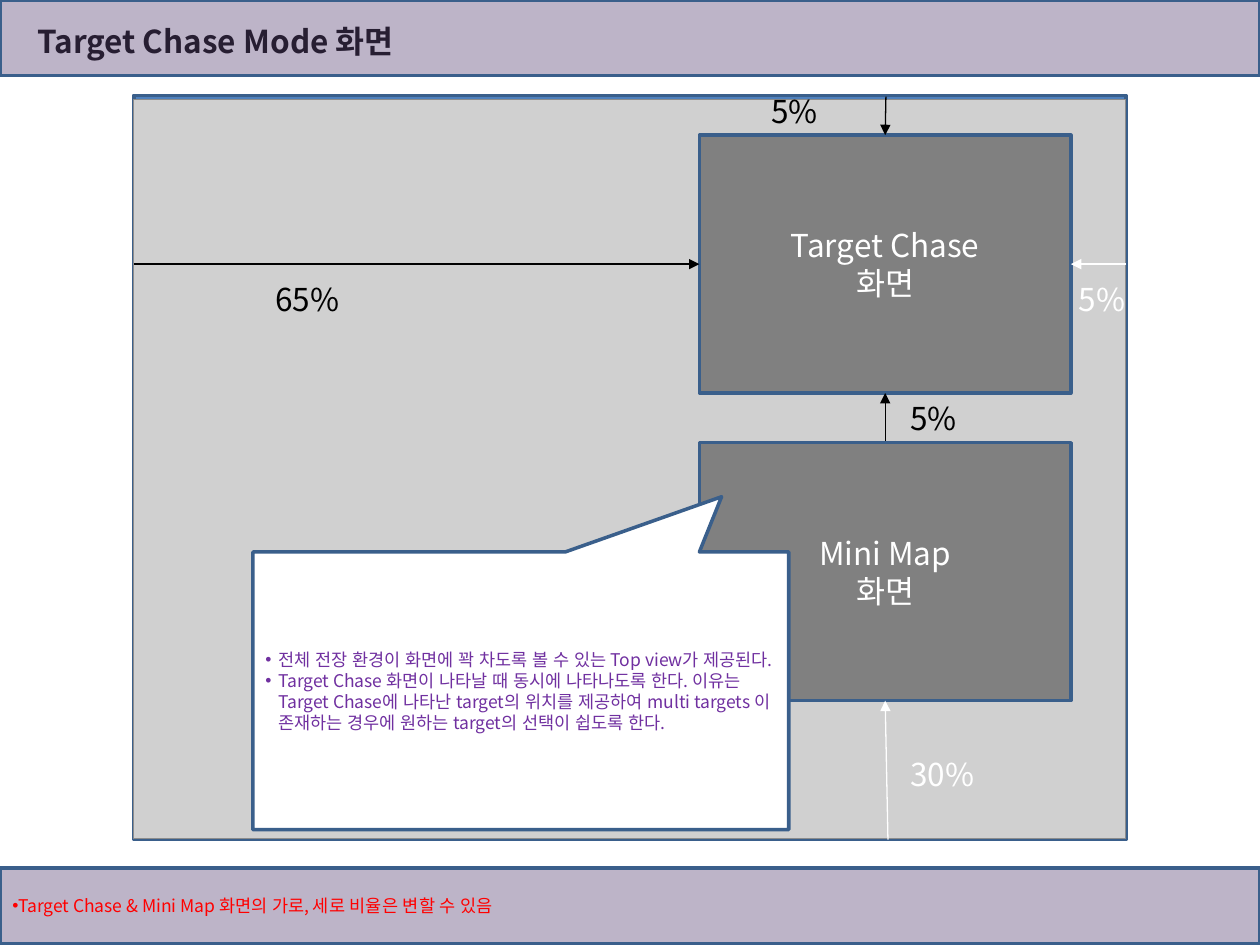
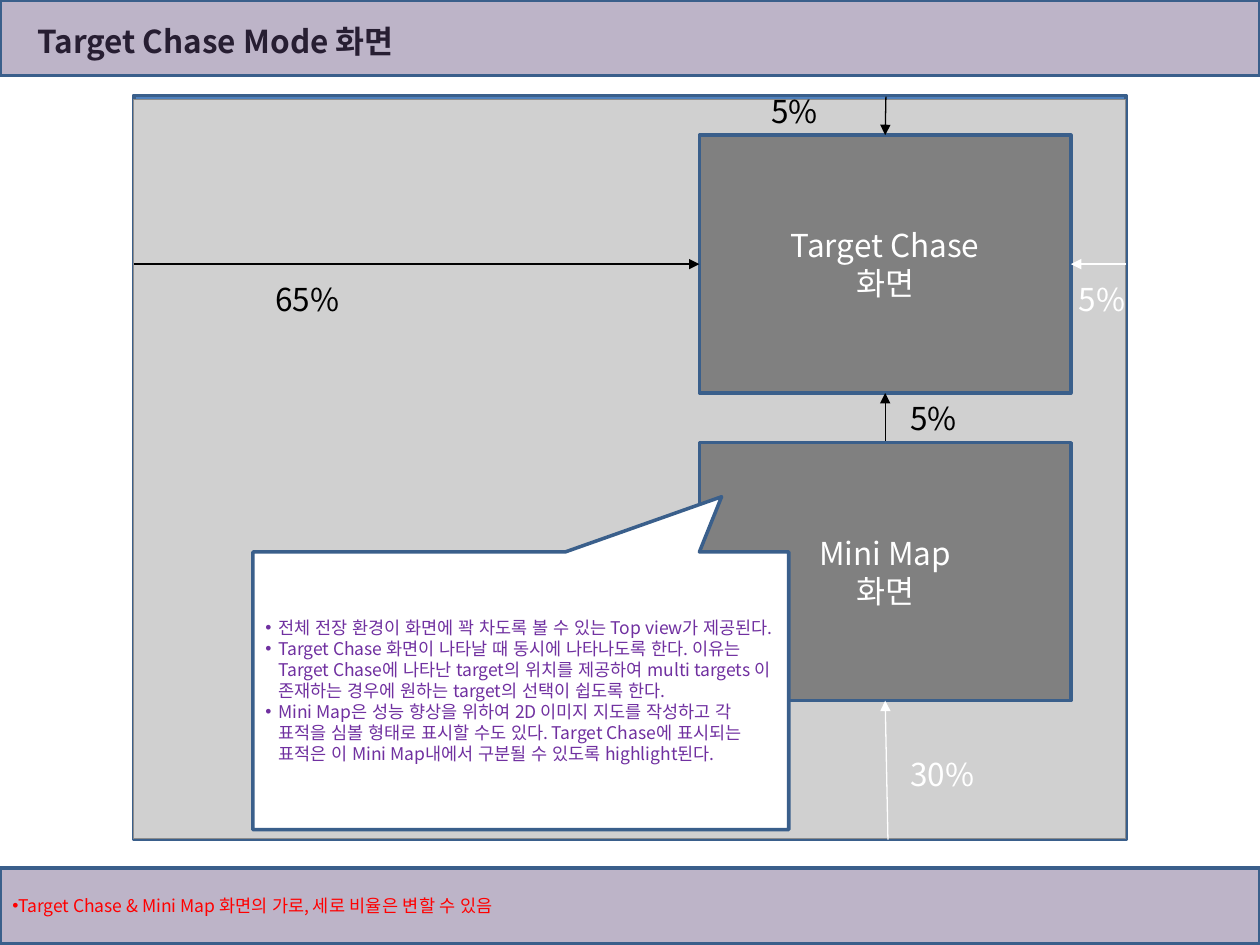
Before and after one commit to uglyduck68/hedgehop, a slide deck: slide 7 of 화면 모드.pptx (slide 6 before the commit). Drawn at 1260x945 pixels with LibreOffice and Linux fonts; fonts in the diff are those of the drawing; grey boxes stand for pictures. Boxes give left, top, right and bottom in pixels: in the first picture for what was removed or moved away, otherwise in the second. Text is boxed around its words. In the diff, an @@ line names an element or a change of style, - is before the commit and + after.

```diff
--- a/화면 모드.pptx
+++ b/화면 모드.pptx
@@ text in speech box at box(278, 701, 741, 765): paragraph added @@
+• Mini Map은 성능 향상을 위하여 2D 이미지 지도를 작성하고 각 표적을 심볼 형태로 표시할 수도 있다. Target Chase에 표시되는 표적은 이 Mini Map내에서 구분될 수 있도록 highlight된다.
```
Also in this commit, not shown: 3 other slides changed, 1 slide added, 4 other files.
